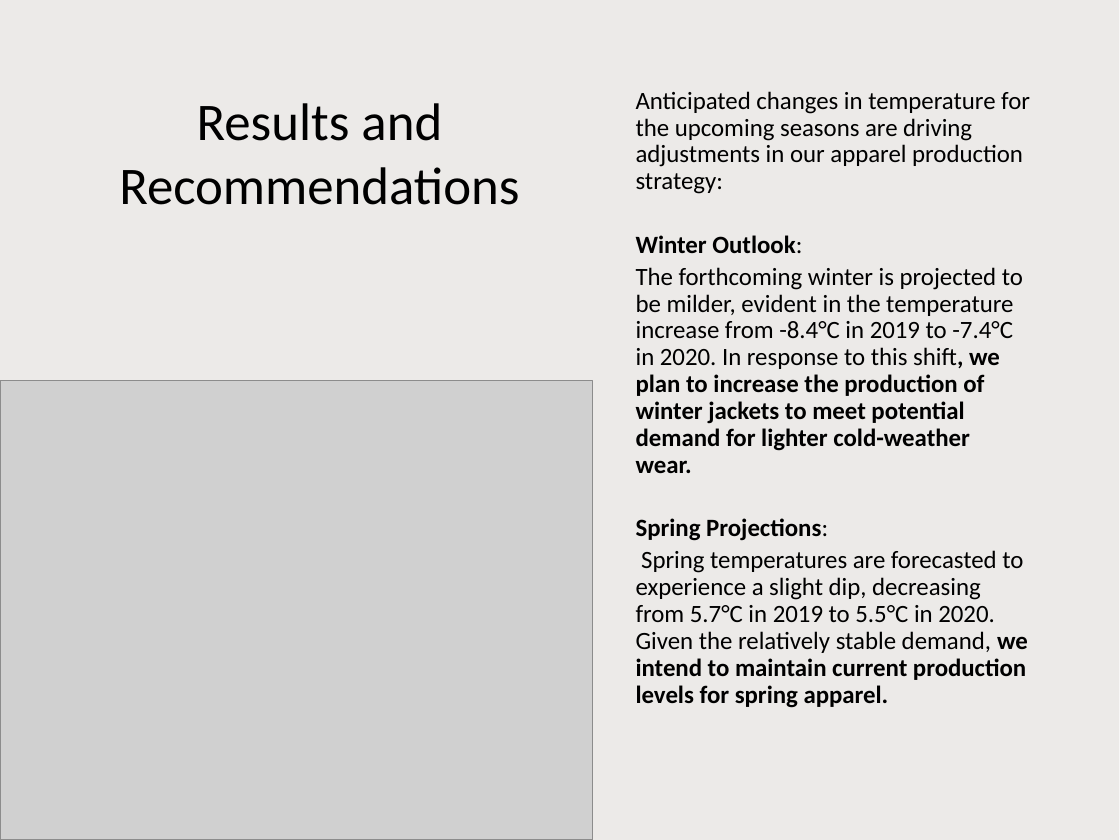
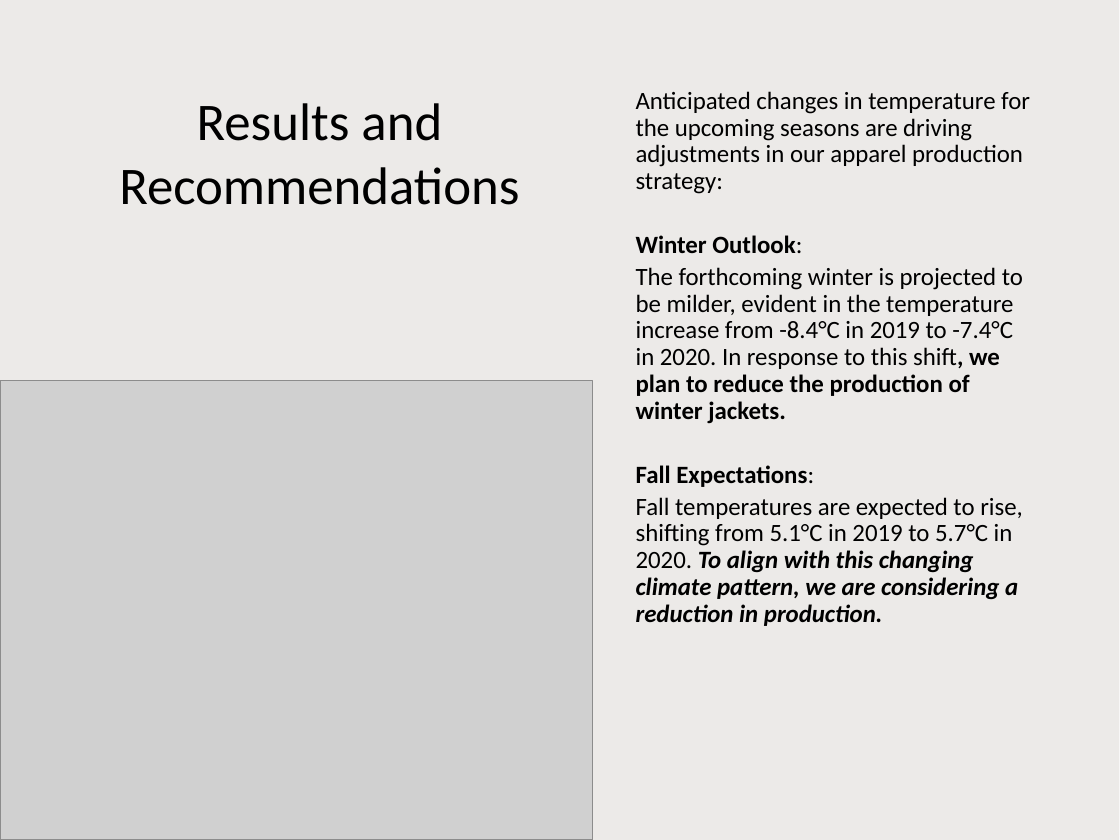
Before and after one commit to Franchertz/Midterm-Project, a slide deck: slide 8 of Project_Files/Mid-term_Climate Change Impact_Apparel Manufacturing_Calgary.pptx. Drawn at 1120x840 pixels with LibreOffice and Linux fonts; fonts in the diff are those of the drawing; grey boxes stand for pictures. Boxes give left, top, right and bottom in pixels: in the first picture for what was removed or moved away, otherwise in the second. Text is boxed around its words. In the diff, an @@ line names an element or a change of style, - is before the commit and + after.

```diff
--- a/Project_Files/Mid-term_Climate Change Impact_Apparel Manufacturing_Calgary.pptx
+++ b/Project_Files/Mid-term_Climate Change Impact_Apparel Manufacturing_Calgary.pptx
@@ text at box(636, 267, 1023, 626): text changed @@
-The forthcoming winter is projected to be milder, evident in the temperature increase from -8.4°C in 2019 to -7.4°C in 2020. In response to this shift, we plan to increase the production of winter jackets to meet potential demand for lighter cold-weather wear.
-Spring Projections:
-Spring temperatures are forecasted to experience a slight dip, decreasing from 5.7°C in 2019 to 5.5°C in 2020. Given the relatively stable demand, we intend to maintain current production levels for spring apparel.
+The forthcoming winter is projected to be milder, evident in the temperature increase from -8.4°C in 2019 to -7.4°C in 2020. In response to this shift, we plan to reduce the production of winter jackets.
+Fall Expectations:
+Fall temperatures are expected to rise, shifting from 5.1°C in 2019 to 5.7°C in 2020. To align with this changing climate pattern, we are considering a reduction in production.
```
Also in this commit, not shown: 1 other slide changed, 4 other files.
